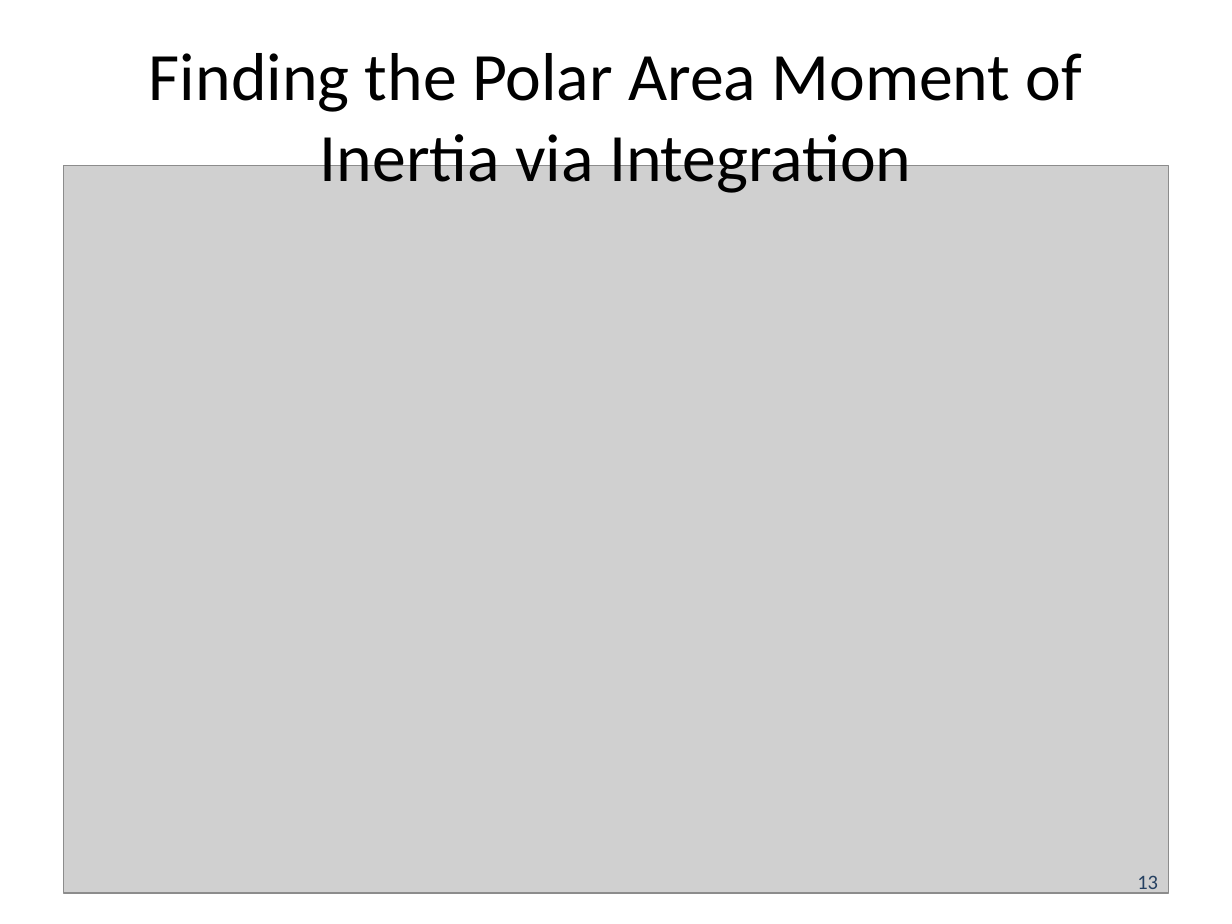
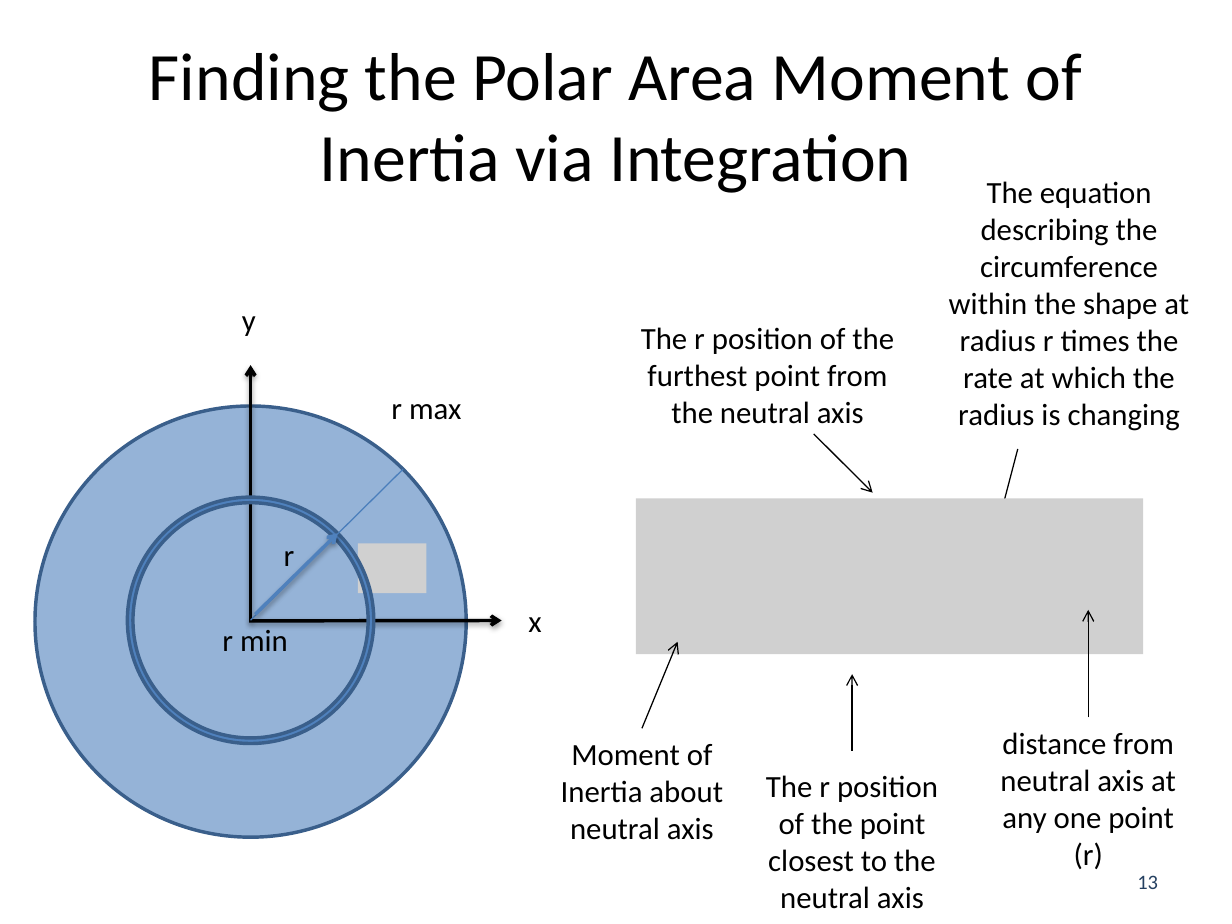
Before and after one commit to JacobMoore/mechanics_textbook, a slide deck: slide 13 of Lecture Slides/VideoLectureSlides/A_2.5.pptx. Drawn at 1232x924 pixels with LibreOffice and Linux fonts; fonts in the diff are those of the drawing; grey boxes stand for pictures. Boxes give left, top, right and bottom in pixels: in the first picture for what was removed or moved away, otherwise in the second. Text is boxed around its words. In the diff, an @@ line names an element or a change of style, - is before the commit and + after.

```diff
--- a/Lecture Slides/VideoLectureSlides/A_2.5.pptx
+++ b/Lecture Slides/VideoLectureSlides/A_2.5.pptx
@@ picture removed at box(64, 165, 1169, 893) @@
@@ text added at box(949, 181, 1189, 431), 18 pt, text #000000 @@
+The equation describing the circumference within the shape at radius r times the rate at which the radius is changing
@@ text added at box(242, 316, 256, 336), 18 pt, text #000000 @@
+y
@@ text added at box(641, 327, 894, 424), 18 pt, text #000000 @@
+The r position of the furthest point from the neutral axis
@@ arrow added from (250, 622) to (250, 365), #000000 2 pt @@
@@ ellipse added at box(34, 407, 466, 838), fill #95B3D7, outline #3A5F8C 2 pt @@
@@ text added at box(391, 404, 461, 420), 18 pt, text #000000 @@
+r max
@@ arrow added from (814, 434) to (872, 493), #000000 0.75 pt @@
@@ arrow added from (1018, 448) to (995, 532), #000000 0.75 pt @@
@@ line added from (250, 620) to (403, 469), #4B7EBC 0.75 pt @@
@@ donut added at box(127, 498, 373, 744), fill #4F81BD, outline #3A5F8C 2 pt @@
@@ picture added at box(636, 499, 1143, 654) @@
@@ arrow added from (255, 615) to (338, 533), #4F81BD 2 pt @@
@@ text added at box(284, 551, 295, 574), 18 pt, text #000000 @@
+r
@@ picture added at box(357, 543, 426, 593) @@
@@ text added at box(222, 625, 288, 651), 18 pt, text #000000 @@
+r min
@@ arrow added from (249, 621) to (501, 621), #000000 2 pt @@
@@ text added at box(528, 617, 541, 632), 18 pt, text #000000 @@
+x
@@ arrow added from (1088, 717) to (1088, 610), #000000 0.75 pt @@
@@ arrow added from (642, 728) to (678, 642), #000000 0.75 pt @@
@@ arrow added from (853, 750) to (853, 674), #000000 0.75 pt @@
@@ text added at box(561, 744, 723, 840), 18 pt, text #000000 @@
+Moment of Inertia about neutral axis
@@ text added at box(1000, 732, 1176, 869), 18 pt, text #000000 @@
+distance from neutral axis at any one point (r)
@@ text added at box(766, 775, 938, 909), 18 pt, text #000000 @@
+The r position of the point closest to the neutral axis
```
Also in this commit, not shown: 7 other slides changed, 37 other files.
